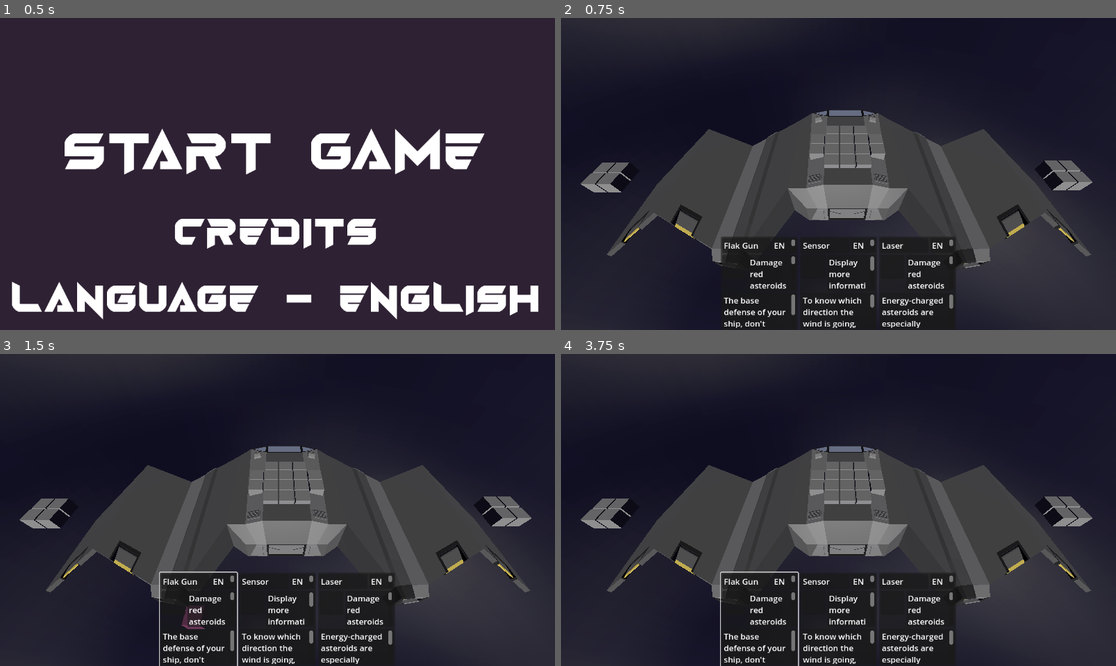
Above: before the commit, frames 1-4 (two rows, left to right).
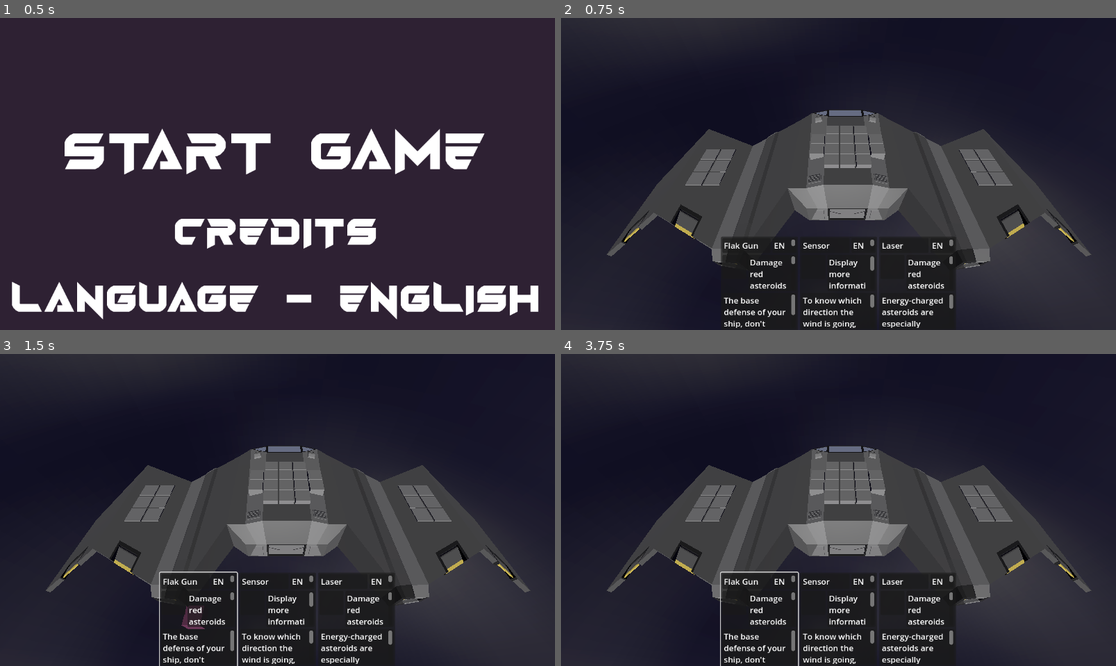
Above: after the commit, the same moments.

Repository: Xwilarg/LudumDare54
Game: Godot game, scene res://Scenes/TitleScreen.tscn
The game is run twice, just before and just after one commit, with the same random seed, the same clock (stepped at 60 frames per second) and the same inputs. Video files are missing from this copy of the repository; at most half a second of black plays in their place.
Inputs (mouse positions are in pixels of both pictures, inside the frame that each line leads up to):
- Up to frame 1 (0.5 s): no input
- Up to frame 2 (0.75 s): tap Enter at 0.5 s; move the mouse to (960, 158) at 0.52 s; click (960, 158) at 0.67 s
- Up to frame 3 (1.5 s): click (199, 619) at 1.27 s
- Up to frame 4 (3.75 s): click (760, 619) at 2.02 s; click (760, 619) at 2.77 s; tap Space at 3.5 s; move the mouse to (727, 525) at 3.52 s; click (727, 525) at 3.67 s

Frame 1 is identical in both runs. In frame 2, 2.4% of the frame differs, in the area x 3-96%, y 42-56%; in frame 3, 2.4%; in frame 4, 2.4%.
Error in both runs: Invalid call. Nonexistent function 'has' in base 'Nil'. (res://Scripts/GameManager.gd:39)

Commit message:
Adjust slot positions

Diff:
--- a/Scenes/Spaceship.tscn
+++ b/Scenes/Spaceship.tscn
@@ -22,15 +22,17 @@
 .XXX."
 
 [node name="Grid2" type="Node3D" parent="."]
-transform = Transform3D(1, 0, 0, 0, 1, 0, 0, 0, 1, 8.885, -0.25, -2.52845)
+transform = Transform3D(1, 0, 0, 0, 1, 0, 0, 0, 1, -4.55359, 0.409, -2.65167)
 script = ExtResource("3_n7wdy")
 raw_shape = "XX
+XX
 XX"
 
 [node name="Grid3" type="Node3D" parent="."]
-transform = Transform3D(1, 0, 0, 0, 1, 0, 0, 0, 1, -8.17884, -0.25, -2.44687)
+transform = Transform3D(1, 0, 0, 0, 1, 0, 0, 0, 1, 4.55567, 0.409, -2.65167)
 script = ExtResource("3_n7wdy")
 raw_shape = "XX
+XX
 XX"
 
 [node name="StaticBody3D" type="StaticBody3D" parent="."]
--- a/project.godot
+++ b/project.godot
@@ -10,7 +10,7 @@
 
 [application]
 
-config/name="LudumDare54"
+config/name="SPACE: Spaceship Pilot - Asteroid Collision Escape"
 run/main_scene="res://Scenes/TitleScreen.tscn"
 config/features=PackedStringArray("4.1", "GL Compatibility")
 config/icon="res://icon.svg"
